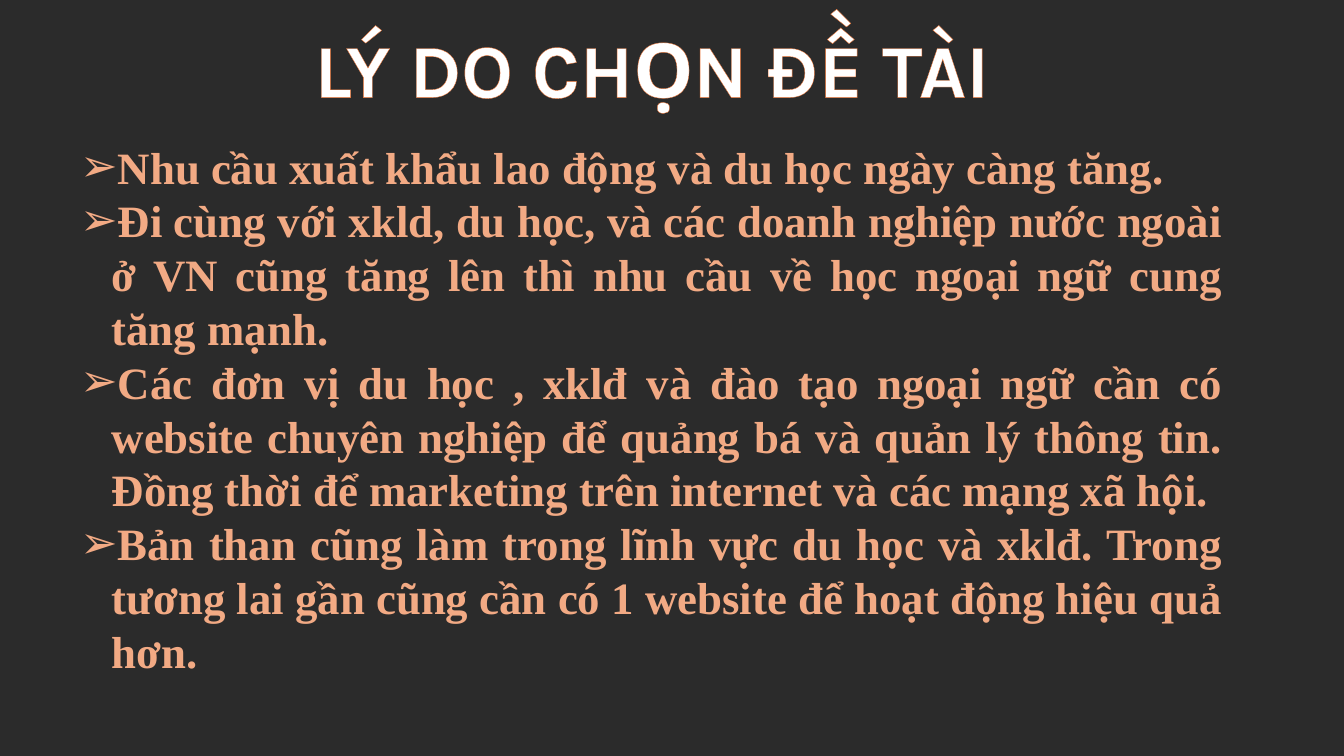
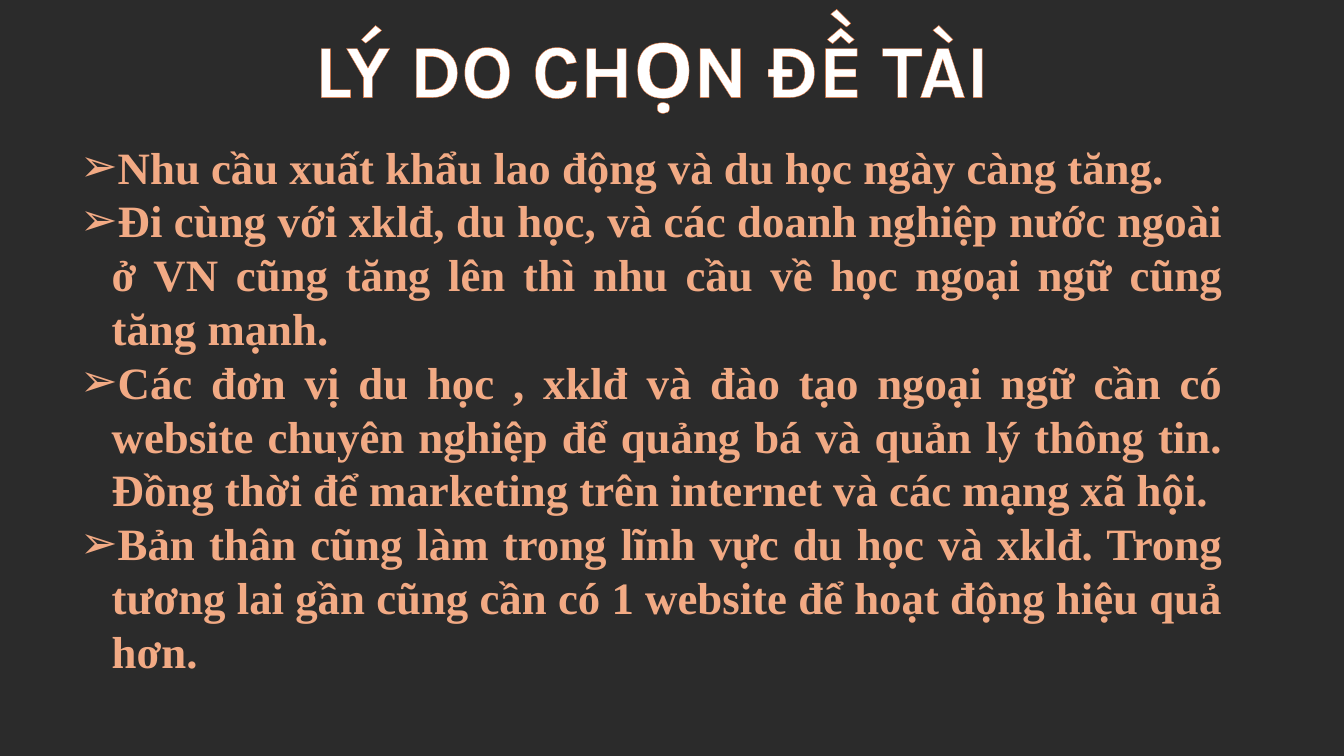
Before and after one commit to daongochuy/huydaodoanfx16597, a slide deck: slide 3 of Doan_DaoNgocHuy_Fx16597.pptm. Drawn at 1344x756 pixels with LibreOffice and Linux fonts; fonts in the diff are those of the drawing; background and template pictures are left out; a plain dark background stands for a picture behind light text. Boxes give left, top, right and bottom in pixels: in the first picture for what was removed or moved away, otherwise in the second. Text is boxed around its words. In the diff, an @@ line names an element or a change of style, - is before the commit and + after.

```diff
--- a/Doan_DaoNgocHuy_Fx16597.pptm
+++ b/Doan_DaoNgocHuy_Fx16597.pptm
@@ text at (x1=112, y1=205, x2=1222, y2=355): text changed @@
-➢ Đi cùng với xkld, du học, và các doanh nghiệp nước ngoài ở VN cũng tăng lên thì nhu cầu về học ngoại ngữ cung tăng mạnh.
+➢ Đi cùng với xklđ, du học, và các doanh nghiệp nước ngoài ở VN cũng tăng lên thì nhu cầu về học ngoại ngữ cũng tăng mạnh.
@@ text at (x1=112, y1=528, x2=1221, y2=669): text changed @@
-➢ Bản than cũng làm trong lĩnh vực du học và xklđ. Trong tương lai gần cũng cần có 1 website để hoạt động hiệu quả hơn.
+➢ Bản thân cũng làm trong lĩnh vực du học và xklđ. Trong tương lai gần cũng cần có 1 website để hoạt động hiệu quả hơn.
```
Also in this commit, not shown: 3 other slides changed, 22 other files.
